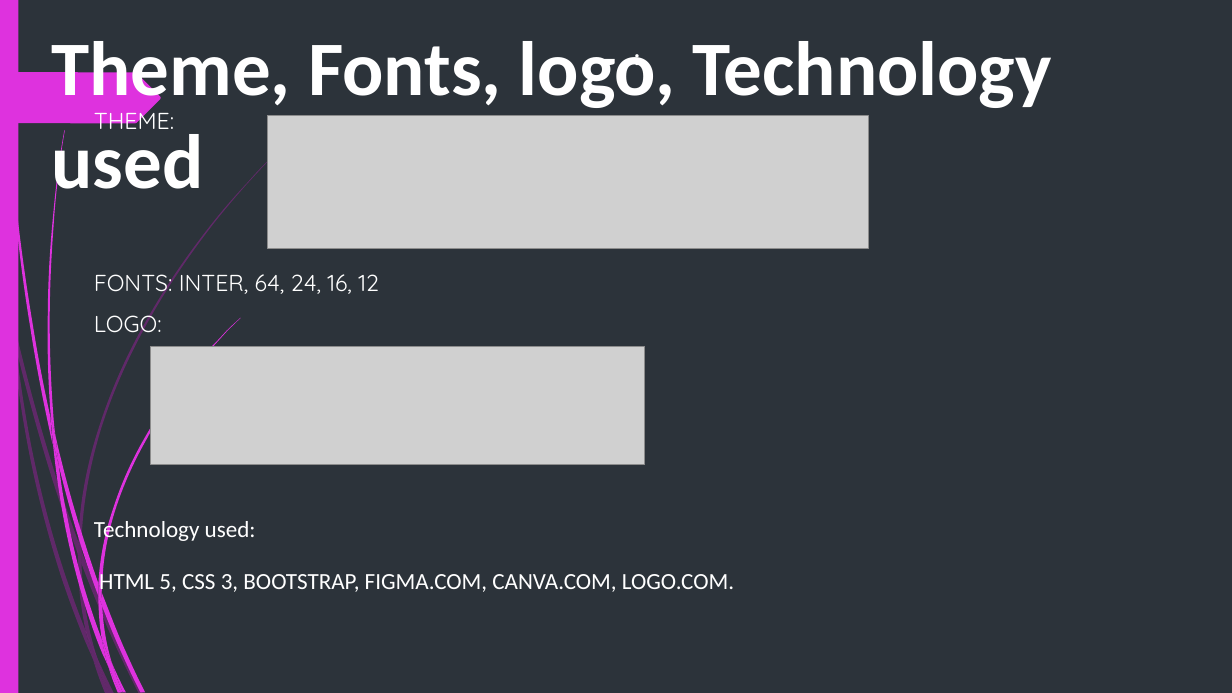
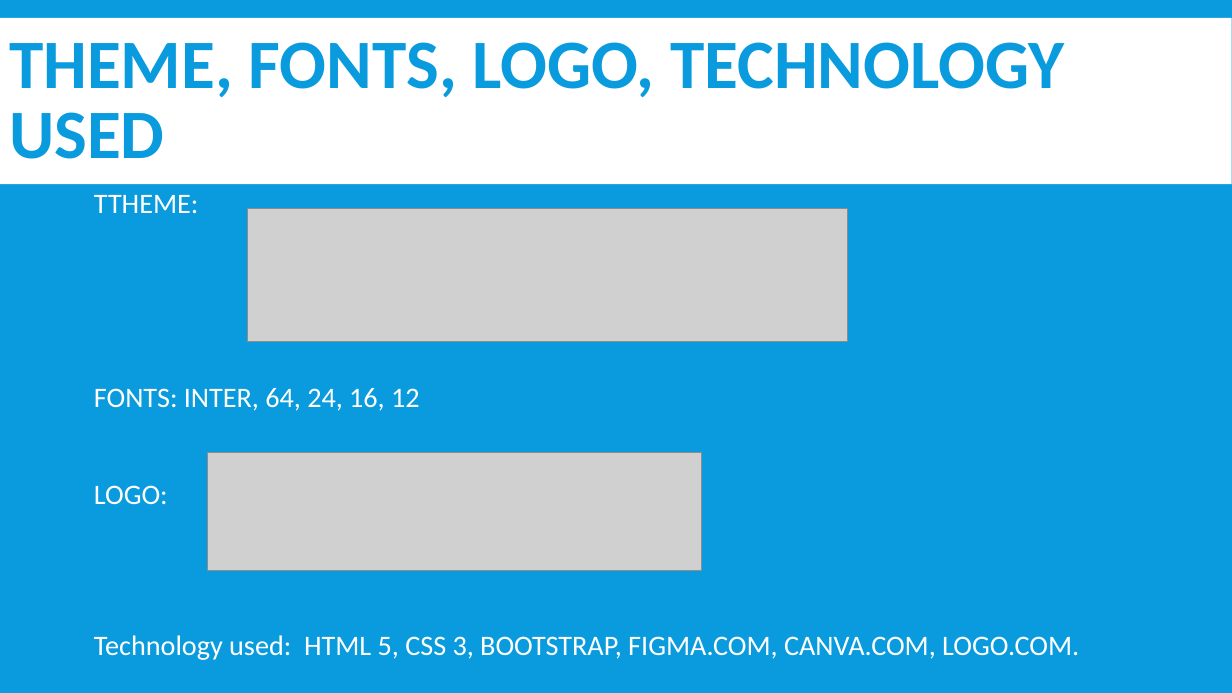
Before and after one commit to abcereno/miniproject1, a slide deck: slide 8 of MINI PROJECT 1 final.pptx. Drawn at 1232x693 pixels with LibreOffice and Linux fonts; fonts in the diff are those of the drawing; grey boxes stand for pictures. Boxes give left, top, right and bottom in pixels: in the first picture for what was removed or moved away, otherwise in the second. Text is boxed around its words. In the diff, an @@ line names an element or a change of style, - is before the commit and + after.

Commit message:
fixed powerpoint

```diff
--- a/MINI PROJECT 1 final.pptx
+++ b/MINI PROJECT 1 final.pptx
@@ background #2C333A to #099BDD @@
@@ title "THEME, FONTS, LOGO, TECHNOLOGY USED" at [9, 42, 1064, 159]: vertical alignment top to middle @@
@@ rectangle removed at [0, 0, 18, 693] @@
@@ text removed at [0, 0, 655, 91] @@
-:
@@ rectangle added at [0, 18, 1232, 184], fill #FFFFFF @@
@@ title at [9, 42, 1064, 159]: text changed; size 60 to 54 pt; text colour #FFFFFF to #099BDD @@
-Theme, Fonts, logo, Technology used
+THEME, FONTS, LOGO, TECHNOLOGY USED
@@ freeform shape removed at [0, 72, 161, 123] @@
@@ text "TTHEME:": place and size @@
-text "TTHEME:" at [94, 105, 734, 596]
+text "TTHEME:" at [94, 195, 1079, 660]
@@ text at [94, 195, 199, 213]: text changed; size 18 to 22 pt; font Quicksand to Calibri @@
-THEME:
+TTHEME:
@@ picture: place and size @@
-picture at [268, 116, 869, 249]
+picture at [247, 209, 848, 342]
@@ text at [94, 388, 420, 504]: size 18 to 22 pt, font Quicksand to Calibri in "FONTS: INTER, 64, 24, 16, 12", "LOGO:"; line spacing 1 to 0.9; more space between paragraphs @@
@@ picture: place and size @@
-picture at [151, 347, 645, 465]
+picture at [208, 453, 702, 571]
@@ group removed at [0, 141, 288, 693]: 10 freeform shapes @@
@@ text at [94, 635, 1079, 660]: text changed; size 18 to 22 pt @@
-Technology used:
-HTML 5, CSS 3, BOOTSTRAP, FIGMA.COM, CANVA.COM, LOGO.COM.
+Technology used: HTML 5, CSS 3, BOOTSTRAP, FIGMA.COM, CANVA.COM, LOGO.COM.
@@ group removed at [3, 0, 240, 693]: 12 freeform shapes @@
```
Also in this commit, not shown: 19 other slides changed, 2 slides added, 1 slide removed.
